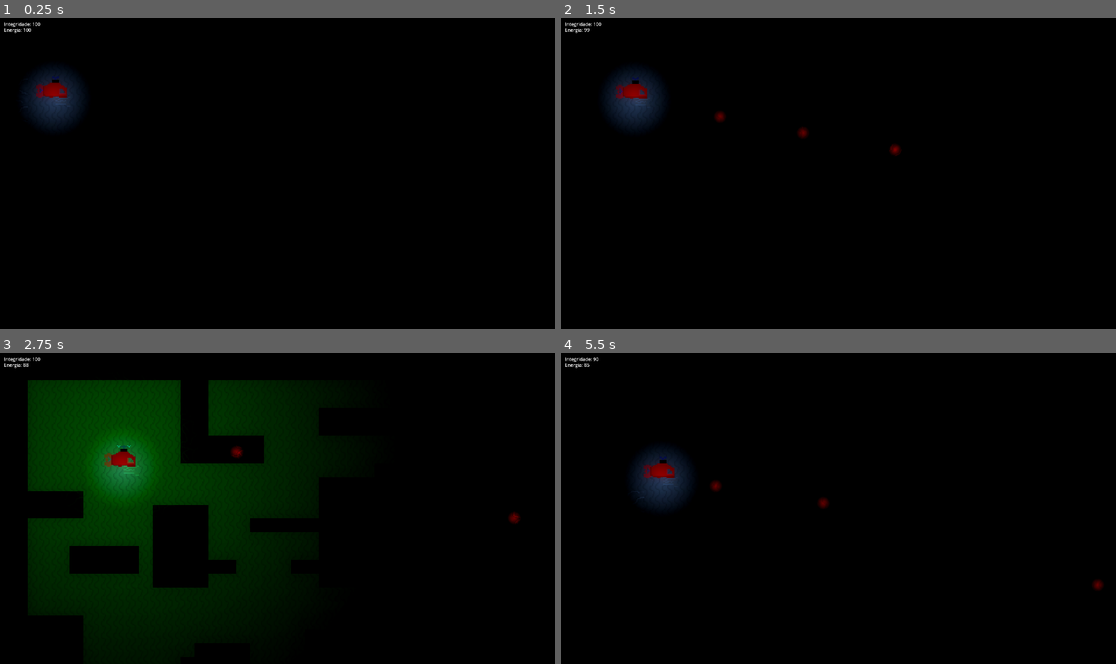
Above: before the commit, frames 1-4 (two rows, left to right).
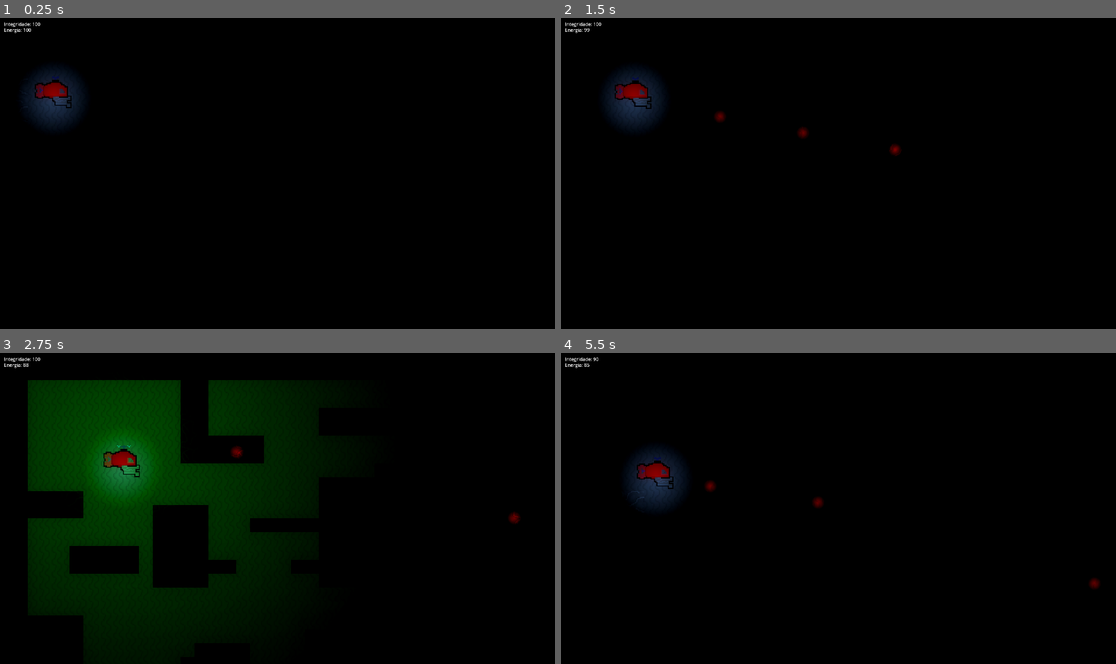
Above: after the commit, the same moments.

Repository: LitheFulminare/subechoXP3
Game: Godot game, scene res://Scenes/Layouts/Main 1.tscn
Two runs of this game, one before a commit and one after it. Both use one fixed random seed, a clock stepped at 60 frames per second and the inputs below.
Inputs (mouse positions are in pixels of both pictures, inside the frame that each line leads up to):
- Up to frame 1 (0.25 s): no input
- Up to frame 2 (1.5 s): tap Enter at 0.5 s; move the mouse to (960, 157) at 0.52 s; press the mouse at (960, 157) at 0.53 s; hold D (Right) 0.53-1.28 s; move the mouse to (727, 189) at 1.27 s; release the mouse at (727, 189) at 1.28 s; hold S (Down) from 1.28 s (still down); click (727, 189) at 1.35 s
- Up to frame 3 (2.75 s): move the mouse to (333, 440) at 2.02 s; release S (Down) at 2.03 s; hold D (Right) from 2.03 s (still down); hold F (Sonar) from 2.03 s (still down); click (333, 440) at 2.3 s
- Up to frame 4 (5.5 s): move the mouse to (810, 570) at 2.77 s; release D (Right) at 2.78 s; release F (Sonar) at 2.78 s; hold W (Up) 2.78-3.53 s; click (810, 570) at 2.85 s; move the mouse to (1005, 555) at 3.52 s; press the mouse at (1005, 555) at 3.53 s; hold A (Left) 3.53-5.03 s; move the mouse to (672, 461) at 4.27 s; release the mouse at (672, 461) at 4.28 s; tap F (Sonar) at 4.35 s; click (672, 461) at 4.55 s; move the mouse to (866, 508) at 5.02 s; press the mouse at (866, 508) at 5.03 s; hold S (Down) from 5.03 s (still down)

The runs differ from the first frame. In frame 1, 0.1% of the frame differs, in the area x 6-13%, y 20-30%; in frame 2, less than 0.1%; in frame 3, 0.1%; in frame 4, 0.5%, in the area x 13-98%, y 33-77%.

Commit message:
misc
mudança das sprites

Diff:
--- a/Scenes/Player_e_misc/Player/Arma 1/Arma 1.tscn
+++ b/Scenes/Player_e_misc/Player/Arma 1/Arma 1.tscn
@@ -13,8 +13,11 @@
 "speed": 5.0
 }]
 
-[node name="Arma1" type="Node2D"]
+[node name="Arma1" type="Area2D"]
 
 [node name="Sprites" type="AnimatedSprite2D" parent="."]
 sprite_frames = SubResource("SpriteFrames_e0eqn")
 animation = &"Arma 1 v1"
+
+[node name="CollisionPolygon2D" type="CollisionPolygon2D" parent="."]
+polygon = PackedVector2Array(-6, 3, 4, 3, 4, 5, 9, 5, 9, -6, -7, -5, -8, -4, -8, -1, -6, 0)
--- a/Scenes/Player_e_misc/Player/Turbina/Turbina v1.tscn
+++ b/Scenes/Player_e_misc/Player/Turbina/Turbina v1.tscn
@@ -1,26 +1,36 @@
-[gd_scene load_steps=4 format=3 uid="uid://r2uor4w348v2"]
+[gd_scene load_steps=5 format=3 uid="uid://r2uor4w348v2"]
 
-[ext_resource type="Texture2D" uid="uid://bcu5ky7sxtmn3" path="res://sprites/player/Motor/turbina1.png" id="1_qgtf2"]
-[ext_resource type="Texture2D" uid="uid://bfsh27fh56qh7" path="res://sprites/player/Motor/turbina1_2.png" id="2_4475l"]
+[ext_resource type="Texture2D" uid="uid://cs8b414df24fc" path="res://sprites/player/Motor/turbina_base1-sheet.png" id="1_xqf37"]
+
+[sub_resource type="AtlasTexture" id="AtlasTexture_sfe7e"]
+atlas = ExtResource("1_xqf37")
+region = Rect2(0, 0, 32, 32)
+
+[sub_resource type="AtlasTexture" id="AtlasTexture_fk2as"]
+atlas = ExtResource("1_xqf37")
+region = Rect2(32, 0, 32, 32)
 
 [sub_resource type="SpriteFrames" id="SpriteFrames_uhwi8"]
 animations = [{
 "frames": [{
 "duration": 1.0,
-"texture": ExtResource("1_qgtf2")
+"texture": SubResource("AtlasTexture_sfe7e")
 }, {
 "duration": 1.0,
-"texture": ExtResource("2_4475l")
+"texture": SubResource("AtlasTexture_fk2as")
 }],
 "loop": true,
 "name": &"Motor 1",
 "speed": 5.0
 }]
 
-[node name="TurbinaV1" type="Node2D"]
+[node name="TurbinaV1" type="Area2D"]
 
 [node name="Sprites" type="AnimatedSprite2D" parent="."]
 position = Vector2(0, 1.01725e-05)
 sprite_frames = SubResource("SpriteFrames_uhwi8")
 animation = &"Motor 1"
 metadata/_edit_lock_ = true
+
+[node name="CollisionPolygon2D" type="CollisionPolygon2D" parent="."]
+polygon = PackedVector2Array(-5, 6, -3, 6, -3, 7, 2, 7, 2, 6, 4, 6, 4, -6, 2, -7, -3, -7, -5, -6)
--- a/Scenes/Player_e_misc/Player/player.tscn
+++ b/Scenes/Player_e_misc/Player/player.tscn
@@ -89,14 +89,15 @@
 frame_progress = 0.382877
 
 [node name="Arma1" parent="Sprite" instance=ExtResource("7_dot8c")]
+position = Vector2(7, 7)
 
 [node name="TurbinaV1" parent="Sprite" instance=ExtResource("6_iu35p")]
+position = Vector2(-11, -3)
 
 [node name="CollisionPolygon2D" type="CollisionPolygon2D" parent="."]
-visible = false
-position = Vector2(-4.99988, -12)
+position = Vector2(-41, 5)
 rotation = 1.5708
-polygon = PackedVector2Array(20.0001, 27, 24.0001, 27, 24.0002, 55, -23.9998, 55.0002, -23.9999, 7.00024, -51.9999, 7.00024, -52.0001, -28.9998, -25.0001, -28.9998, -11.0002, -52.9999, 19.9998, -53, 19.9998, -61, 55.9998, -61.0001, 55.9998, -49.0001, 47.9998, -49.0001, 48, -9.00012, 37, -9, 24.0001, 7)
+polygon = PackedVector2Array(-39, 1.00012, -51.0001, -34.9998, -71.0001, -34.9998, -71.0002, -58.9998, -51.0002, -58.9998, -39.0003, -82.9999, -35.0003, -82.9999, -35.0003, -90.9999, 8.99966, -91.0001, 8.99991, -23.0001, 4.99991, -23.0001, 4.99997, -7.00006, 0.999969, -7, 1, 1)
 
 [node name="Light" type="PointLight2D" parent="."]
 position = Vector2(1.99998, 5.00002)
Binary file changed: sprites/player/Arma/arma1.png
Binary file changed: sprites/player/Casco/Casco1.png
Binary file added: sprites/player/Motor/turbina_base1-sheet.png
Not shown, added: sprites/player/Motor/turbina_base1-sheet.png.import
